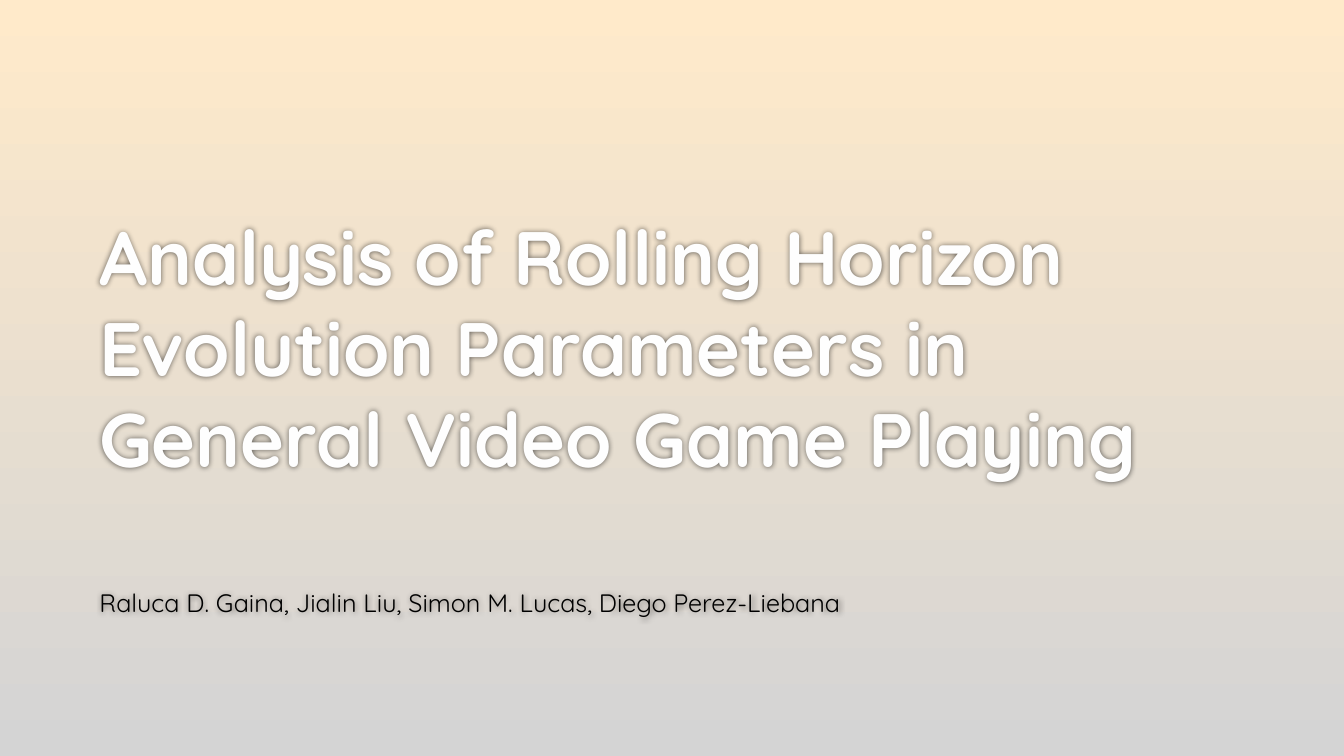
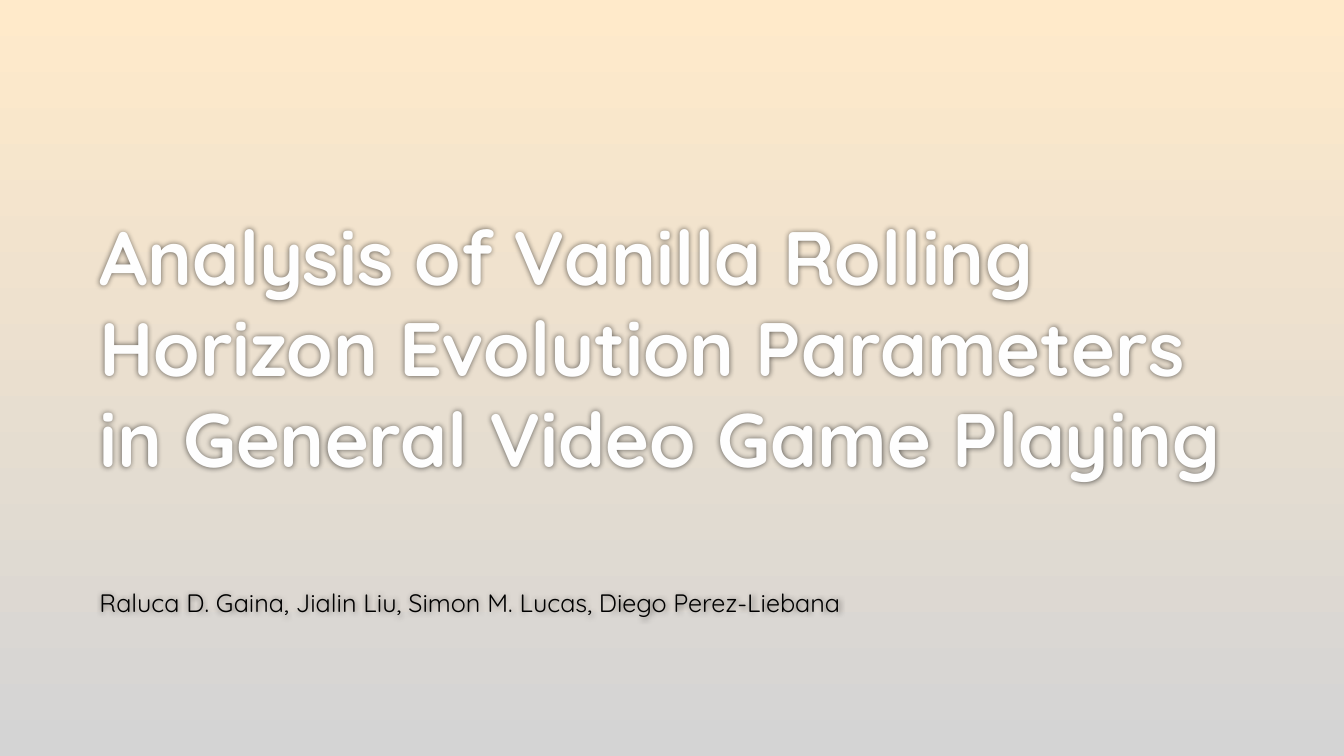
Before and after one commit to rdgain/rdgain.github.io, a slide deck: slide 1 of assets/ppt/EvoStarPpt.pptx. Drawn at 1344x756 pixels with LibreOffice and Linux fonts; fonts in the diff are those of the drawing; background and template pictures are left out. Boxes give left, top, right and bottom in pixels: in the first picture for what was removed or moved away, otherwise in the second. Text is boxed around its words. In the diff, an @@ line names an element or a change of style, - is before the commit and + after.

Commit message:
add 'vanilla' in title of EvoStar presentation

```diff
--- a/assets/ppt/EvoStarPpt.pptx
+++ b/assets/ppt/EvoStarPpt.pptx
@@ title at [99, 228, 1220, 484]: text changed @@
-Analysis of Rolling Horizon Evolution Parameters in General Video Game Playing
+Analysis of Vanilla Rolling Horizon Evolution Parameters in General Video Game Playing
```
Also in this commit, not shown: 1 other file.
